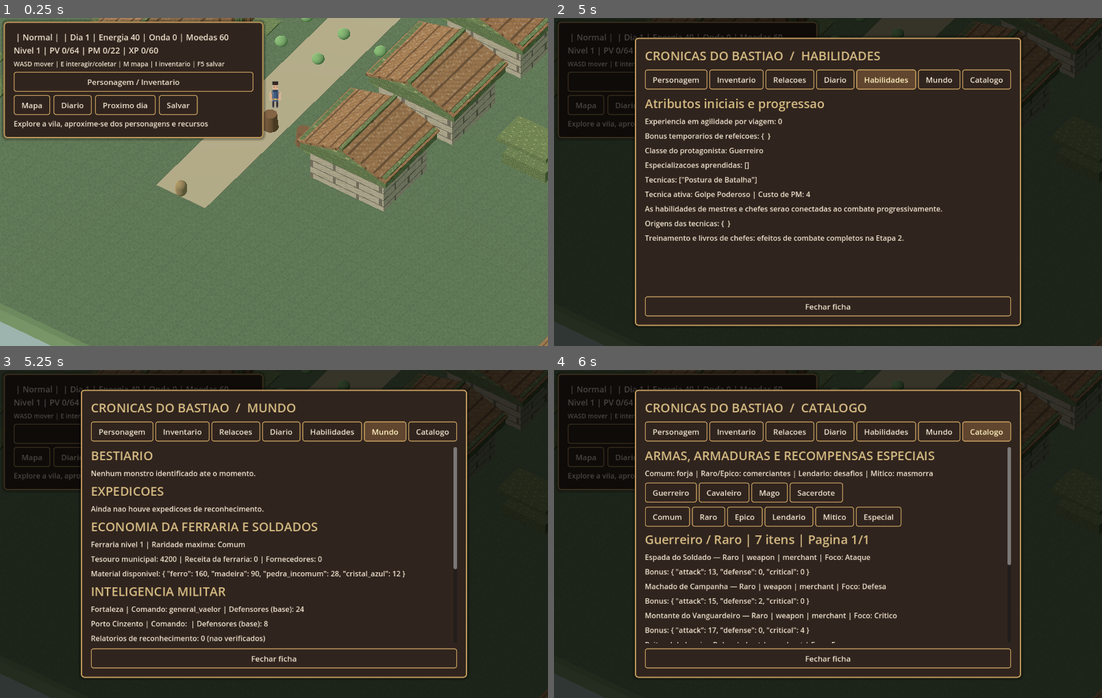
Above: before the commit, frames 1-4 (two rows, left to right).
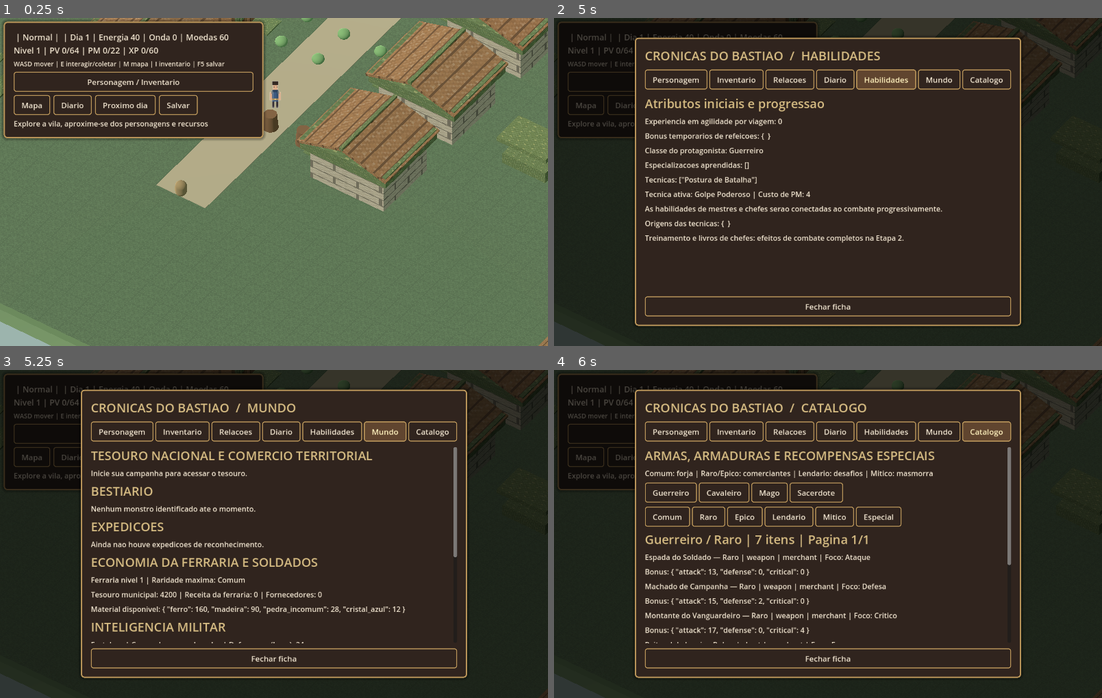
Above: after the commit, the same moments.

Repository: alexandre10227-afk/fortaleza-ultimo-bastiao
Game: Godot game, scene res://scenes/world.tscn
Two runs of this game, one before a commit and one after it. Both use one fixed random seed, a clock stepped at 60 frames per second and the inputs below. This scene is started directly instead of the project's main scene.
Inputs:
- Up to frame 1 (0.25 s): no input
- Up to frame 2 (5 s): click "Diario" at 0.5 s; click "Personagem" at 1.25 s; click "Inventario" at 2 s; click "Relacoes" at 2.75 s; click "Diario" at 3.5 s; click "Habilidades" at 4.25 s
- Up to frame 3 (5.25 s): click "Mundo" at 5 s
- Up to frame 4 (6 s): click "Catalogo" at 5.75 s

Frames 1-2 are identical in both runs. In frame 3, 6.2% of the frame differs, in the area x 16-84%, y 24-84%; in frame 4, nothing differs.

Commit message:
feat(ui): national treasury in World tab with clickable consignments, public construction and diplomacy

Diff:
--- a/novo_projeto/scripts/character_sheet.gd
+++ b/novo_projeto/scripts/character_sheet.gd
@@ -147,6 +147,7 @@
                 var event: Dictionary = GameState.events[index]
                 _line("Dia %d | %s" % [int(event.get("day", 0)), str(event.get("description", ""))])
         "Mundo":
+            _render_treasury()
             _line("BESTIARIO", true)
             if GameState.discovered_bestiary.is_empty():
                 _line("Nenhum monstro identificado ate o momento.")
@@ -282,3 +283,75 @@
     UI.apply_button(forward)
     forward.pressed.connect(_catalog_turn_page.bind(1))
     navigation.add_child(forward)
+
+func _treasury_action(action: String, argument: String = "") -> void:
+    var success := false
+    match action:
+        "consign":
+            success = GameState.consign_player_item(argument,1)
+        "withdraw":
+            success = GameState.cancel_consignment(int(argument))
+        "upgrade":
+            success = GameState.upgrade_public_building(argument)
+        "trade":
+            success = GameState.negotiate_territory_trade("Porto Cinzento",argument,3)
+    if success:
+        show_page("Mundo")
+    else:
+        _line("Acao indisponivel: confira recursos, ouro, juramento e estoque.",true)
+
+func _render_treasury() -> void:
+    _line("TESOURO NACIONAL E COMERCIO TERRITORIAL",true)
+    var region := GameState.current_region
+    if not GameState.TERRITORY.valid_region(region):
+        _line("Inicie sua campanha para acessar o tesouro.")
+        return
+    var treasury: Dictionary = GameState.national_treasury(region)
+    _line("%s | Ouro nacional: %d | Impostos de NPC: %d | Taxas de vendas: %d" % [region,int(treasury.get("treasury",0)),int(treasury.get("tax_received",0)),int(treasury.get("consign_tax",0))])
+    _line("Mercado (capital dos compradores): %d | Estoque publico: %s" % [int(treasury.get("market_liquidity",0)),str(treasury.get("stock",{}))])
+    _line("Trabalhadores e producao: lenhador, mineiro, agricultor e mercador.")
+    _line("VENDAS DO JOGADOR: 12% da venda vai ao tesouro; restante ao jogador.",true)
+    _line("Cada anuncio vende ate 1 unidade por dia. Itens equipados e exclusivos nao podem ser vendidos.")
+    var displayed := 0
+    for item_id in GameState.inventory:
+        if int(GameState.inventory[item_id]) <= 0 or not ITEMS.is_tradeable(str(item_id)):
+            continue
+        var item_name := str(ITEMS.get_item(str(item_id)).get("name",item_id))
+        var list_button := Button.new()
+        list_button.text = "Anunciar 1: %s (estoque %d)" % [item_name,int(GameState.inventory[item_id])]
+        list_button.disabled = GameState.TERRITORY.can_list(str(item_id),ITEMS.get_item(str(item_id)),1,GameState.inventory,GameState.equipped) == false
+        UI.apply_button(list_button)
+        list_button.pressed.connect(_treasury_action.bind("consign",str(item_id)))
+        body.add_child(list_button)
+        displayed += 1
+        if displayed == 6:
+            break
+    for listing in GameState.national_economy.get("consignments",[]):
+        if listing is Dictionary and listing.get("status","") == "active":
+            var reclaim := Button.new()
+            reclaim.text = "Retirar anuncio #%d: %s x%d" % [int(listing["id"]),str(listing["item"]),int(listing["quantity"])]
+            UI.apply_button(reclaim)
+            reclaim.pressed.connect(_treasury_action.bind("withdraw",str(listing["id"])))
+            body.add_child(reclaim)
+    _line("OBRAS PUBLICAS: pagas com ouro e materiais do tesouro",true)
+    for building in GameState.TERRITORY.UPGRADE_BASE:
+        var level := int(GameState.building_levels.get(building,1))
+        var costs: Dictionary = GameState.TERRITORY.costs(building,level)
+        if costs.is_empty():
+            continue
+        var improve := Button.new()
+        improve.text = "%s %d→%d | %d ouro | %s" % [building,level,level+1,int(costs["gold"]),str(costs["materials"])]
+        improve.disabled = GameState.oath != "guardian" or region != "Fortaleza" or not GameState.TERRITORY.can_build(GameState.national_economy,region,building,level)
+        UI.apply_button(improve)
+        improve.pressed.connect(_treasury_action.bind("upgrade",building))
+        body.add_child(improve)
+    _line("DIPLOMACIA: vender materiais para Porto Cinzento aumenta a confianca.",true)
+    var relations: Dictionary = treasury.get("relations",{})
+    _line("Confianca com Porto Cinzento: %d/100 | Aliancas: %s" % [int(relations.get("Porto Cinzento",0)),str(treasury.get("alliances",[]))])
+    for material in ["madeira","pedra","ferro","pedra_incomum"]:
+        var trade_button := Button.new()
+        trade_button.text = "Enviar 3 x %s para Porto Cinzento" % material
+        trade_button.disabled = GameState.oath != "guardian" or region != "Fortaleza" or int(treasury.get("stock",{}).get(material,0)) < 3
+        UI.apply_button(trade_button)
+        trade_button.pressed.connect(_treasury_action.bind("trade",material))
+        body.add_child(trade_button)
